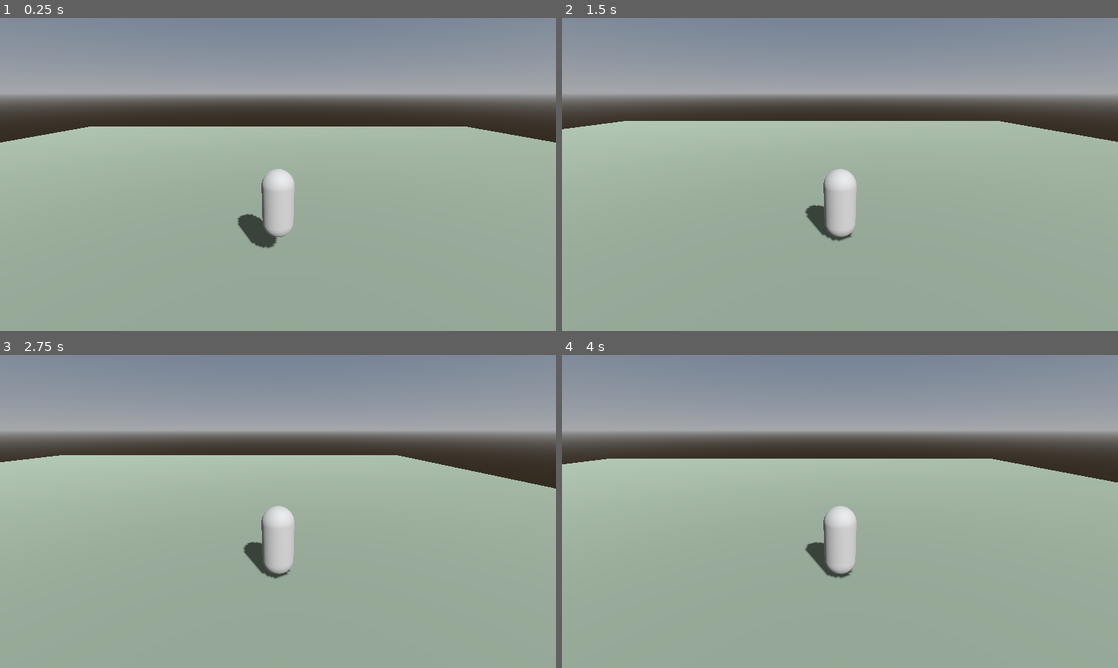
Above: before the commit, frames 1-4 (two rows, left to right).
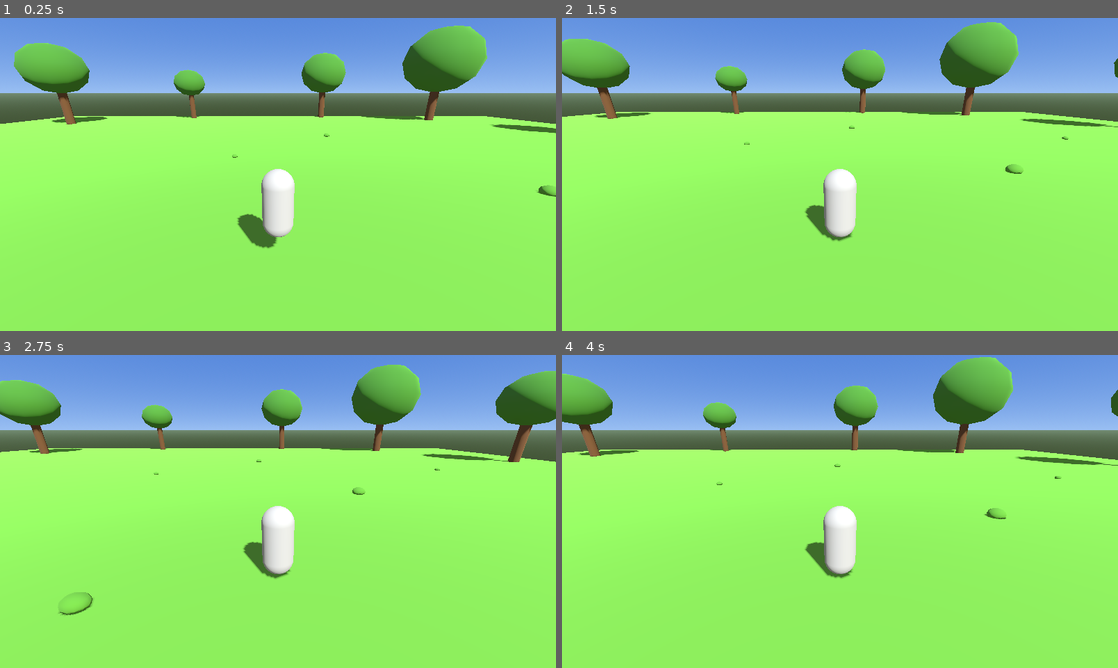
Above: after the commit, the same moments.

Repository: CadenKacmarynski/AI-Video-Game-Demo
Game: Godot game, scene res://scenes/main.tscn
Two runs of this game, one before a commit and one after it. Both use one fixed random seed, a clock stepped at 60 frames per second and the inputs below.
Inputs:
- Up to frame 1 (0.25 s): no input
- Up to frame 2 (1.5 s): tap Enter (ui_accept) at 0.5, 0.77 s; hold D (move_right) 0.53-1.28 s; hold S (move_back) from 1.28 s (still down)
- Up to frame 3 (2.75 s): tap Enter (ui_accept) at 1.52 s; release S (move_back) at 2.03 s; hold D (move_right) from 2.03 s (still down)
- Up to frame 4 (4 s): release D (move_right) at 2.78 s; hold W (move_forward) 2.78-3.53 s; tap Enter (ui_accept) at 3.02, 3.77 s; hold A (move_left) from 3.53 s (still down)

The runs differ from the first frame. In frame 1, 97% of the frame differs, in the area x 0-100%, y 0-100%; in frame 2, 97%; in frame 3, 97%; in frame 4, 97%.

Commit message:
addded py tools

Diff:
--- a/scenes/main.tscn
+++ b/scenes/main.tscn
@@ -1,12 +1,13 @@
-[gd_scene load_steps=6 format=3 uid="uid://c8xm2k1p5qw3a"]
+[gd_scene load_steps=10 format=3 uid="uid://c8xm2k1p5qw3a"]
 
 [ext_resource type="PackedScene" uid="uid://dqy5vk1r3qj7c" path="res://scenes/player.tscn" id="1_player"]
 
 [sub_resource type="ProceduralSkyMaterial" id="ProceduralSkyMaterial_sky"]
-sky_top_color = Color(0.385, 0.454, 0.55, 1)
-sky_horizon_color = Color(0.646, 0.656, 0.67, 1)
-ground_bottom_color = Color(0.2, 0.169, 0.133, 1)
-ground_horizon_color = Color(0.646, 0.656, 0.67, 1)
+sky_top_color = Color(0.3, 0.5, 0.85, 1)
+sky_horizon_color = Color(0.6, 0.75, 0.95, 1)
+sky_curve = 0.1
+ground_bottom_color = Color(0.25, 0.32, 0.2, 1)
+ground_horizon_color = Color(0.45, 0.55, 0.45, 1)
 
 [sub_resource type="Sky" id="Sky_main"]
 sky_material = SubResource("ProceduralSkyMaterial_sky")
@@ -15,11 +16,24 @@
 background_mode = 2
 sky = SubResource("Sky_main")
 ambient_light_source = 2
-ambient_light_color = Color(0.8, 0.8, 0.8, 1)
-ambient_light_energy = 0.5
-
-[sub_resource type="StandardMaterial3D" id="StandardMaterial3D_floor"]
-albedo_color = Color(0.4, 0.45, 0.4, 1)
+ambient_light_color = Color(0.9, 0.9, 0.85, 1)
+ambient_light_energy = 0.7
+
+[sub_resource type="StandardMaterial3D" id="StandardMaterial3D_grass"]
+albedo_color = Color(0.32, 0.55, 0.18, 1)
+
+[sub_resource type="StandardMaterial3D" id="StandardMaterial3D_trunk"]
+albedo_color = Color(0.32, 0.22, 0.12, 1)
+
+[sub_resource type="StandardMaterial3D" id="StandardMaterial3D_leaves"]
+albedo_color = Color(0.22, 0.42, 0.14, 1)
+
+[sub_resource type="StandardMaterial3D" id="StandardMaterial3D_grass_tuft"]
+albedo_color = Color(0.28, 0.5, 0.15, 1)
+
+[sub_resource type="StandardMaterial3D" id="StandardMaterial3D_cloud"]
+albedo_color = Color(1, 1, 1, 0.85)
+transparency = 1
 
 [node name="Main" type="Node3D"]
 
@@ -28,15 +42,311 @@
 
 [node name="DirectionalLight3D" type="DirectionalLight3D" parent="."]
 transform = Transform3D(0.866, -0.354, 0.354, 0, 0.707, 0.707, -0.5, -0.612, 0.612, 0, 10, 0)
+light_energy = 1.15
 shadow_enabled = true
-shadow_bias = 0.1
-directional_shadow_max_distance = 100.0
 
 [node name="Floor" type="CSGBox3D" parent="."]
 transform = Transform3D(1, 0, 0, 0, 1, 0, 0, 0, 1, 0, -0.5, 0)
 use_collision = true
-size = Vector3(50, 1, 50)
-material = SubResource("StandardMaterial3D_floor")
+size = Vector3(80, 1, 80)
+material = SubResource("StandardMaterial3D_grass")
 
 [node name="Player" parent="." instance=ExtResource("1_player")]
 transform = Transform3D(1, 0, 0, 0, 1, 0, 0, 0, 1, 0, 1, 0)
+
+[node name="Clouds" type="Node3D" parent="."]
+
+[node name="Cloud1" type="CSGSphere3D" parent="Clouds"]
+transform = Transform3D(4, 0, 0, 0, 1.2, 0, 0, 0, 2.5, 20, 35, -15)
+radius = 3.0
+material = SubResource("StandardMaterial3D_cloud")
+
+[node name="Cloud1b" type="CSGSphere3D" parent="Clouds"]
+transform = Transform3D(3, 0, 0, 0, 1, 0, 0, 0, 2, 26, 36, -14)
+radius = 2.5
+material = SubResource("StandardMaterial3D_cloud")
+
+[node name="Cloud2" type="CSGSphere3D" parent="Clouds"]
+transform = Transform3D(5, 0, 0, 0, 1.5, 0, 0, 0, 3, -25, 38, 10)
+radius = 3.5
+material = SubResource("StandardMaterial3D_cloud")
+
+[node name="Cloud2b" type="CSGSphere3D" parent="Clouds"]
+transform = Transform3D(3.5, 0, 0, 0, 1.2, 0, 0, 0, 2.2, -18, 37, 12)
+radius = 2.8
+material = SubResource("StandardMaterial3D_cloud")
+
+[node name="Cloud3" type="CSGSphere3D" parent="Clouds"]
+transform = Transform3D(4.5, 0, 0, 0, 1.3, 0, 0, 0, 2.8, 5, 40, 30)
+radius = 3.2
+material = SubResource("StandardMaterial3D_cloud")
+
+[node name="Cloud4" type="CSGSphere3D" parent="Clouds"]
+transform = Transform3D(3.8, 0, 0, 0, 1.1, 0, 0, 0, 2.4, -35, 36, -25)
+radius = 2.8
+material = SubResource("StandardMaterial3D_cloud")
+
+[node name="Cloud5" type="CSGSphere3D" parent="Clouds"]
+transform = Transform3D(5.5, 0, 0, 0, 1.6, 0, 0, 0, 3.2, 40, 42, 20)
+radius = 3.8
+material = SubResource("StandardMaterial3D_cloud")
+
+[node name="GrassTufts" type="Node3D" parent="."]
+
+[node name="Tuft01" type="CSGSphere3D" parent="GrassTufts"]
+transform = Transform3D(0.6, 0, 0, 0, 0.4, 0, 0, 0, 0.5, 3, 0.1, 5)
+radius = 0.5
+material = SubResource("StandardMaterial3D_grass_tuft")
+
+[node name="Tuft02" type="CSGSphere3D" parent="GrassTufts"]
+transform = Transform3D(0.5, 0, 0, 0, 0.35, 0, 0, 0, 0.45, -7, 0.08, 2)
+radius = 0.45
+material = SubResource("StandardMaterial3D_grass_tuft")
+
+[node name="Tuft03" type="CSGSphere3D" parent="GrassTufts"]
+transform = Transform3D(0.7, 0, 0, 0, 0.45, 0, 0, 0, 0.6, 12, 0.12, -4)
+radius = 0.55
+material = SubResource("StandardMaterial3D_grass_tuft")
+
+[node name="Tuft04" type="CSGSphere3D" parent="GrassTufts"]
+transform = Transform3D(0.55, 0, 0, 0, 0.38, 0, 0, 0, 0.5, -15, 0.09, 8)
+radius = 0.48
+material = SubResource("StandardMaterial3D_grass_tuft")
+
+[node name="Tuft05" type="CSGSphere3D" parent="GrassTufts"]
+transform = Transform3D(0.65, 0, 0, 0, 0.42, 0, 0, 0, 0.55, 8, 0.11, 12)
+radius = 0.52
+material = SubResource("StandardMaterial3D_grass_tuft")
+
+[node name="Tuft06" type="CSGSphere3D" parent="GrassTufts"]
+transform = Transform3D(0.5, 0, 0, 0, 0.32, 0, 0, 0, 0.42, -3, 0.07, -10)
+radius = 0.4
+material = SubResource("StandardMaterial3D_grass_tuft")
+
+[node name="Tuft07" type="CSGSphere3D" parent="GrassTufts"]
+transform = Transform3D(0.75, 0, 0, 0, 0.48, 0, 0, 0, 0.65, 18, 0.13, 6)
+radius = 0.58
+material = SubResource("StandardMaterial3D_grass_tuft")
+
+[node name="Tuft08" type="CSGSphere3D" parent="GrassTufts"]
+transform = Transform3D(0.58, 0, 0, 0, 0.36, 0, 0, 0, 0.48, -20, 0.08, -5)
+radius = 0.44
+material = SubResource("StandardMaterial3D_grass_tuft")
+
+[node name="Tuft09" type="CSGSphere3D" parent="GrassTufts"]
+transform = Transform3D(0.62, 0, 0, 0, 0.4, 0, 0, 0, 0.52, 5, 0.1, -18)
+radius = 0.5
+material = SubResource("StandardMaterial3D_grass_tuft")
+
+[node name="Tuft10" type="CSGSphere3D" parent="GrassTufts"]
+transform = Transform3D(0.68, 0, 0, 0, 0.44, 0, 0, 0, 0.58, -12, 0.11, 15)
+radius = 0.54
+material = SubResource("StandardMaterial3D_grass_tuft")
+
+[node name="Tuft11" type="CSGSphere3D" parent="GrassTufts"]
+transform = Transform3D(0.52, 0, 0, 0, 0.34, 0, 0, 0, 0.44, 22, 0.08, -12)
+radius = 0.42
+material = SubResource("StandardMaterial3D_grass_tuft")
+
+[node name="Tuft12" type="CSGSphere3D" parent="GrassTufts"]
+transform = Transform3D(0.72, 0, 0, 0, 0.46, 0, 0, 0, 0.62, -8, 0.12, 20)
+radius = 0.56
+material = SubResource("StandardMaterial3D_grass_tuft")
+
+[node name="TreeLine" type="Node3D" parent="."]
+
+[node name="Tree01" type="Node3D" parent="TreeLine"]
+transform = Transform3D(1, 0, 0, 0, 1, 0, 0, 0, 1, 36, 0, 3)
+
+[node name="Trunk" type="CSGCylinder3D" parent="TreeLine/Tree01"]
+transform = Transform3D(1, 0, 0, 0, 1, 0, 0, 0, 1, 0, 3.2, 0)
+radius = 0.55
+height = 6.4
+material = SubResource("StandardMaterial3D_trunk")
+
+[node name="Leaves" type="CSGSphere3D" parent="TreeLine/Tree01"]
+transform = Transform3D(1.25, 0, 0, 0, 1.05, 0, 0, 0, 1.25, 0, 7.5, 0)
+radius = 3.2
+material = SubResource("StandardMaterial3D_leaves")
+
+[node name="Tree02" type="Node3D" parent="TreeLine"]
+transform = Transform3D(1, 0, 0, 0, 1, 0, 0, 0, 1, 34, 0, 18)
+
+[node name="Trunk" type="CSGCylinder3D" parent="TreeLine/Tree02"]
+transform = Transform3D(1, 0, 0, 0, 1, 0, 0, 0, 1, 0, 2.8, 0)
+radius = 0.48
+height = 5.6
+material = SubResource("StandardMaterial3D_trunk")
+
+[node name="Leaves" type="CSGSphere3D" parent="TreeLine/Tree02"]
+transform = Transform3D(1.1, 0, 0, 0, 0.9, 0, 0, 0, 1.1, 0, 6.5, 0)
+radius = 2.8
+material = SubResource("StandardMaterial3D_leaves")
+
+[node name="Tree03" type="Node3D" parent="TreeLine"]
+transform = Transform3D(1, 0, 0, 0, 1, 0, 0, 0, 1, 28, 0, 30)
+
+[node name="Trunk" type="CSGCylinder3D" parent="TreeLine/Tree03"]
+transform = Transform3D(1, 0, 0, 0, 1, 0, 0, 0, 1, 0, 3.5, 0)
+radius = 0.6
+height = 7.0
+material = SubResource("StandardMaterial3D_trunk")
+
+[node name="Leaves" type="CSGSphere3D" parent="TreeLine/Tree03"]
+transform = Transform3D(1.35, 0, 0, 0, 1.15, 0, 0, 0, 1.35, 0, 8.2, 0)
+radius = 3.6
+material = SubResource("StandardMaterial3D_leaves")
+
+[node name="Tree04" type="Node3D" parent="TreeLine"]
+transform = Transform3D(1, 0, 0, 0, 1, 0, 0, 0, 1, 12, 0, 37)
+
+[node name="Trunk" type="CSGCylinder3D" parent="TreeLine/Tree04"]
+transform = Transform3D(1, 0, 0, 0, 1, 0, 0, 0, 1, 0, 2.6, 0)
+radius = 0.45
+height = 5.2
+material = SubResource("StandardMaterial3D_trunk")
+
+[node name="Leaves" type="CSGSphere3D" parent="TreeLine/Tree04"]
+transform = Transform3D(1.05, 0, 0, 0, 0.85, 0, 0, 0, 1.05, 0, 6, 0)
+radius = 2.6
+material = SubResource("StandardMaterial3D_leaves")
+
+[node name="Tree05" type="Node3D" parent="TreeLine"]
+transform = Transform3D(1, 0, 0, 0, 1, 0, 0, 0, 1, -5, 0, 38)
+
+[node name="Trunk" type="CSGCylinder3D" parent="TreeLine/Tree05"]
+transform = Transform3D(1, 0, 0, 0, 1, 0, 0, 0, 1, 0, 3.3, 0)
+radius = 0.58
+height = 6.6
+material = SubResource("StandardMaterial3D_trunk")
+
+[node name="Leaves" type="CSGSphere3D" parent="TreeLine/Tree05"]
+transform = Transform3D(1.3, 0, 0, 0, 1.1, 0, 0, 0, 1.3, 0, 7.8, 0)
+radius = 3.4
+material = SubResource("StandardMaterial3D_leaves")
+
+[node name="Tree06" type="Node3D" parent="TreeLine"]
+transform = Transform3D(1, 0, 0, 0, 1, 0, 0, 0, 1, -22, 0, 32)
+
+[node name="Trunk" type="CSGCylinder3D" parent="TreeLine/Tree06"]
+transform = Transform3D(1, 0, 0, 0, 1, 0, 0, 0, 1, 0, 2.9, 0)
+radius = 0.5
+height = 5.8
+material = SubResource("StandardMaterial3D_trunk")
+
+[node name="Leaves" type="CSGSphere3D" parent="TreeLine/Tree06"]
+transform = Transform3D(1.15, 0, 0, 0, 0.95, 0, 0, 0, 1.15, 0, 6.8, 0)
+radius = 3.0
+material = SubResource("StandardMaterial3D_leaves")
+
+[node name="Tree07" type="Node3D" parent="TreeLine"]
+transform = Transform3D(1, 0, 0, 0, 1, 0, 0, 0, 1, -35, 0, 20)
+
+[node name="Trunk" type="CSGCylinder3D" parent="TreeLine/Tree07"]
+transform = Transform3D(1, 0, 0, 0, 1, 0, 0, 0, 1, 0, 3.4, 0)
+radius = 0.58
+height = 6.8
+material = SubResource("StandardMaterial3D_trunk")
+
+[node name="Leaves" type="CSGSphere3D" parent="TreeLine/Tree07"]
+transform = Transform3D(1.28, 0, 0, 0, 1.08, 0, 0, 0, 1.28, 0, 8, 0)
+radius = 3.4
+material = SubResource("StandardMaterial3D_leaves")
+
+[node name="Tree08" type="Node3D" parent="TreeLine"]
+transform = Transform3D(1, 0, 0, 0, 1, 0, 0, 0, 1, -38, 0, 5)
+
+[node name="Trunk" type="CSGCylinder3D" parent="TreeLine/Tree08"]
+transform = Transform3D(1, 0, 0, 0, 1, 0, 0, 0, 1, 0, 2.7, 0)
+radius = 0.46
+height = 5.4
+material = SubResource("StandardMaterial3D_trunk")
+
+[node name="Leaves" type="CSGSphere3D" parent="TreeLine/Tree08"]
+transform = Transform3D(1.08, 0, 0, 0, 0.88, 0, 0, 0, 1.08, 0, 6.2, 0)
+radius = 2.7
+material = SubResource("StandardMaterial3D_leaves")
+
+[node name="Tree09" type="Node3D" parent="TreeLine"]
+transform = Transform3D(1, 0, 0, 0, 1, 0, 0, 0, 1, -36, 0, -12)
+
+[node name="Trunk" type="CSGCylinder3D" parent="TreeLine/Tree09"]
+transform = Transform3D(1, 0, 0, 0, 1, 0, 0, 0, 1, 0, 3.6, 0)
+radius = 0.62
+height = 7.2
+material = SubResource("StandardMaterial3D_trunk")
+
+[node name="Leaves" type="CSGSphere3D" parent="TreeLine/Tree09"]
+transform = Transform3D(1.38, 0, 0, 0, 1.18, 0, 0, 0, 1.38, 0, 8.5, 0)
+radius = 3.7
+material = SubResource("StandardMaterial3D_leaves")
+
+[node name="Tree10" type="Node3D" parent="TreeLine"]
+transform = Transform3D(1, 0, 0, 0, 1, 0, 0, 0, 1, -30, 0, -28)
+
+[node name="Trunk" type="CSGCylinder3D" parent="TreeLine/Tree10"]
+transform = Transform3D(1, 0, 0, 0, 1, 0, 0, 0, 1, 0, 3.0, 0)
+radius = 0.52
+height = 6.0
+material = SubResource("StandardMaterial3D_trunk")
+
+[node name="Leaves" type="CSGSphere3D" parent="TreeLine/Tree10"]
+transform = Transform3D(1.2, 0, 0, 0, 1.0, 0, 0, 0, 1.2, 0, 7.2, 0)
+radius = 3.1
+material = SubResource("StandardMaterial3D_leaves")
+
+[node name="Tree11" type="Node3D" parent="TreeLine"]
+transform = Transform3D(1, 0, 0, 0, 1, 0, 0, 0, 1, -15, 0, -36)
+
+[node name="Trunk" type="CSGCylinder3D" parent="TreeLine/Tree11"]
+transform = Transform3D(1, 0, 0, 0, 1, 0, 0, 0, 1, 0, 2.5, 0)
+radius = 0.44
+height = 5.0
+material = SubResource("StandardMaterial3D_trunk")
+
+[node name="Leaves" type="CSGSphere3D" parent="TreeLine/Tree11"]
+transform = Transform3D(1.02, 0, 0, 0, 0.82, 0, 0, 0, 1.02, 0, 5.8, 0)
+radius = 2.5
+material = SubResource("StandardMaterial3D_leaves")
+
+[node name="Tree12" type="Node3D" parent="TreeLine"]
+transform = Transform3D(1, 0, 0, 0, 1, 0, 0, 0, 1, 8, 0, -38)
+
+[node name="Trunk" type="CSGCylinder3D" parent="TreeLine/Tree12"]
+transform = Transform3D(1, 0, 0, 0, 1, 0, 0, 0, 1, 0, 3.1, 0)
+radius = 0.54
+height = 6.2
+material = SubResource("StandardMaterial3D_trunk")
+
+[node name="Leaves" type="CSGSphere3D" parent="TreeLine/Tree12"]
+transform = Transform3D(1.22, 0, 0, 0, 1.02, 0, 0, 0, 1.22, 0, 7.4, 0)
+radius = 3.2
+material = SubResource("StandardMaterial3D_leaves")
+
+[node name="Tree13" type="Node3D" parent="TreeLine"]
+transform = Transform3D(1, 0, 0, 0, 1, 0, 0, 0, 1, 25, 0, -33)
+
+[node name="Trunk" type="CSGCylinder3D" parent="TreeLine/Tree13"]
+transform = Transform3D(1, 0, 0, 0, 1, 0, 0, 0, 1, 0, 3.7, 0)
+radius = 0.64
+height = 7.4
+material = SubResource("StandardMaterial3D_trunk")
+
+[node name="Leaves" type="CSGSphere3D" parent="TreeLine/Tree13"]
+transform = Transform3D(1.4, 0, 0, 0, 1.2, 0, 0, 0, 1.4, 0, 8.8, 0)
+radius = 3.8
+material = SubResource("StandardMaterial3D_leaves")
+
+[node name="Tree14" type="Node3D" parent="TreeLine"]
+transform = Transform3D(1, 0, 0, 0, 1, 0, 0, 0, 1, 35, 0, -18)
+
+[node name="Trunk" type="CSGCylinder3D" parent="TreeLine/Tree14"]
+transform = Transform3D(1, 0, 0, 0, 1, 0, 0, 0, 1, 0, 2.85, 0)
+radius = 0.49
+height = 5.7
+material = SubResource("StandardMaterial3D_trunk")
+
+[node name="Leaves" type="CSGSphere3D" parent="TreeLine/Tree14"]
+transform = Transform3D(1.12, 0, 0, 0, 0.92, 0, 0, 0, 1.12, 0, 6.6, 0)
+radius = 2.9
+material = SubResource("StandardMaterial3D_leaves")
Not shown, added: tools/sprite_extractor/requirements.txt
Not shown, changed: .gitignore
Not shown, added: tools/sprite_extractor/README.md
Not shown, added: tools/sprite_extractor/extract_sprites.py
Not shown, added: tools/sprite_extractor/input/.gitkeep
